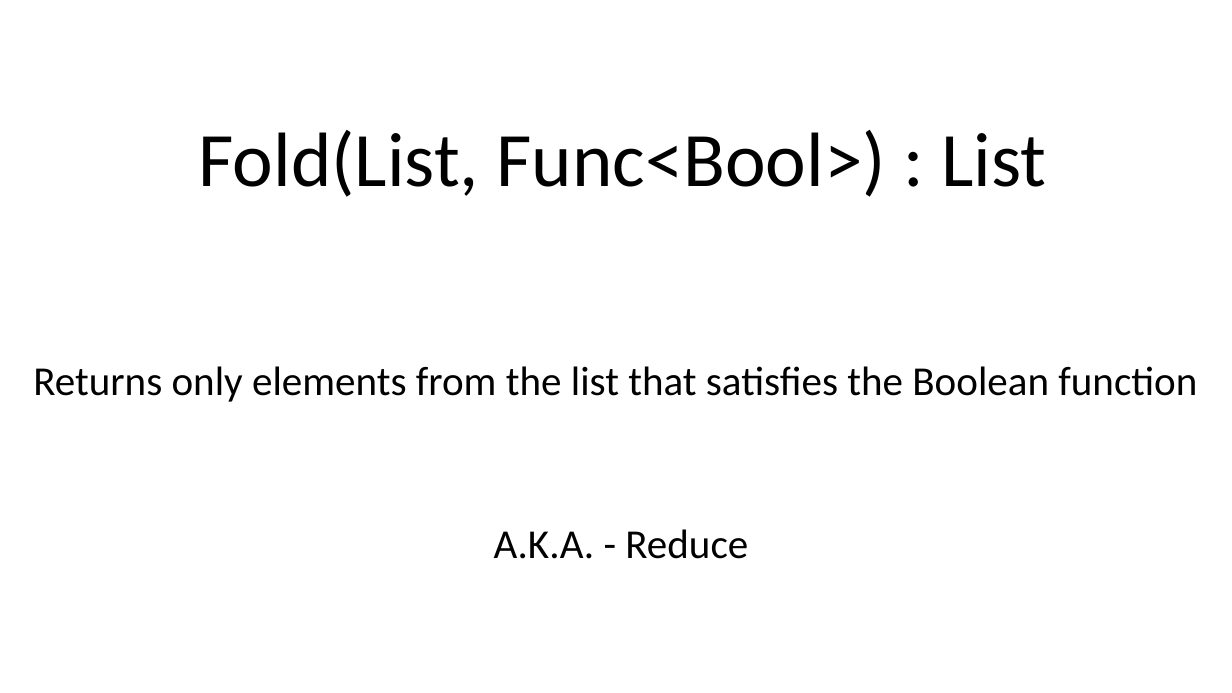
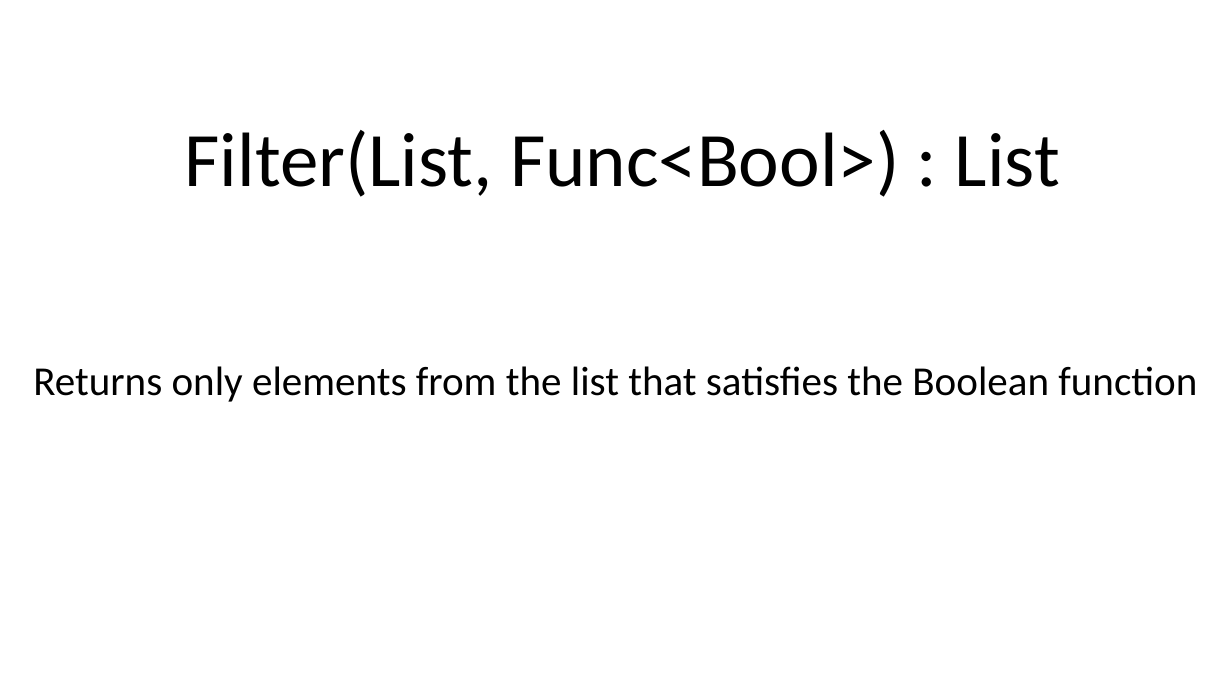
Before and after one commit to armadilloNik/FunctionalCSharpSig, a slide deck: slide 12 of slides/FpViaCSharp.pptx. Drawn at 1232x693 pixels with LibreOffice and Linux fonts; fonts in the diff are those of the drawing. Boxes give left, top, right and bottom in pixels: in the first picture for what was removed or moved away, otherwise in the second. Text is boxed around its words. In the diff, an @@ line names an element or a change of style, - is before the commit and + after.

```diff
--- a/slides/FpViaCSharp.pptx
+++ b/slides/FpViaCSharp.pptx
@@ title at <box>185,130,1060,197</box>: text changed @@
-Fold(List, Func<Bool>) : List
+Filter(List, Func<Bool>) : List
@@ text removed at <box>494,529,748,559</box> @@
-A.K.A. - Reduce
```
Also in this commit, not shown: 3 other slides changed, 2 slides added, 3 slides removed, 14 other files.
